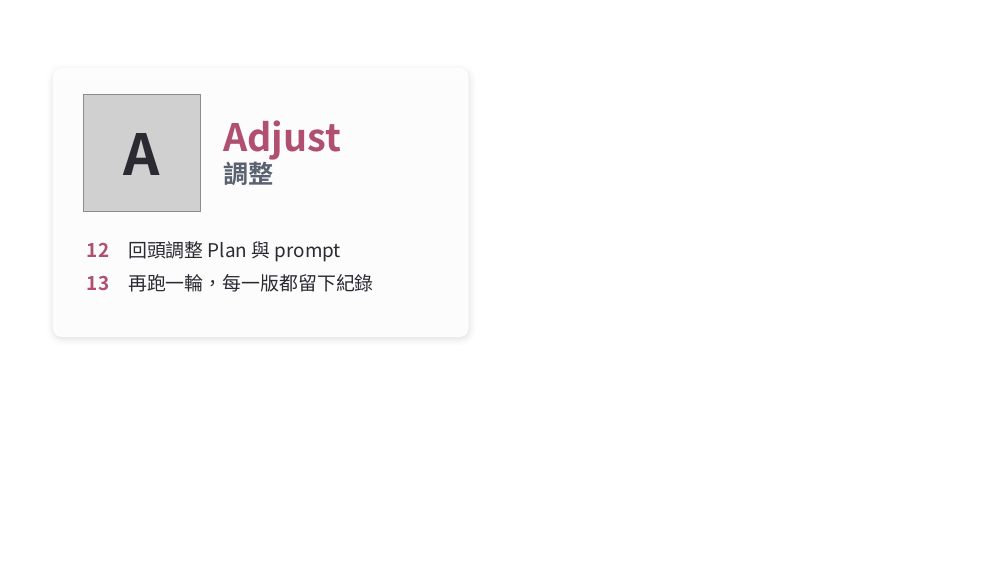
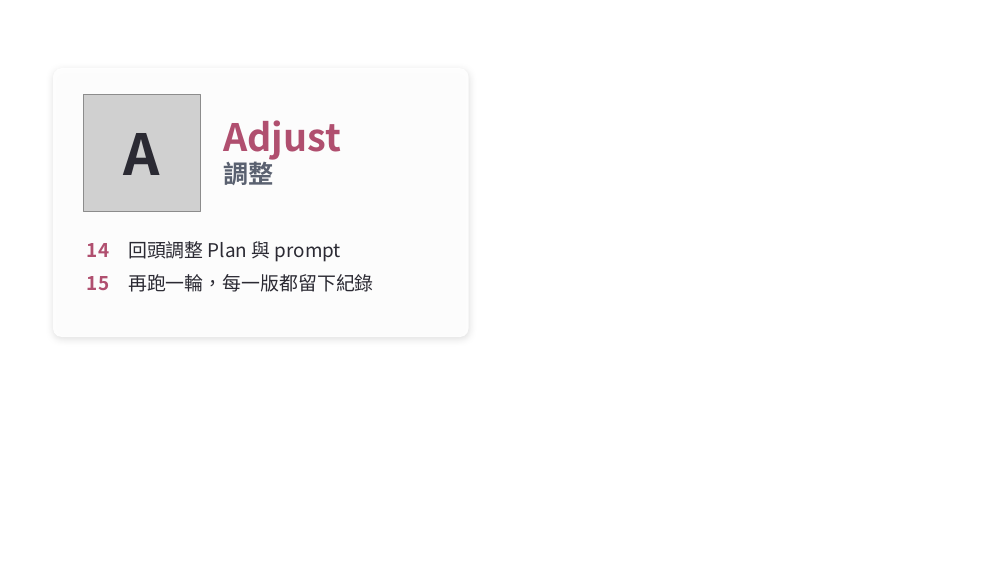
Before and after one commit to MattAtAIEra/NTTU2026-step-by-step, a slide deck: slide 34 of doc/Step-by-Step_建構你的第一手教材_PDCA.pptx (slide 28 before the commit). Drawn at 1008x567 pixels with LibreOffice and Linux fonts; fonts in the diff are those of the drawing; grey boxes stand for pictures; background and template pictures are left out. Boxes give left, top, right and bottom in pixels: in the first picture for what was removed or moved away, otherwise in the second. Text is boxed around its words. In the diff, an @@ line names an element or a change of style, - is before the commit and + after.

```diff
--- a/doc/Step-by-Step_建構你的第一手教材_PDCA.pptx
+++ b/doc/Step-by-Step_建構你的第一手教材_PDCA.pptx
@@ text at <box>87,241,374,292</box>: text changed @@
-12 回頭調整 Plan 與 prompt
-13 再跑一輪，每一版都留下紀錄
+14 回頭調整 Plan 與 prompt
+15 再跑一輪，每一版都留下紀錄
```
Also in this commit, not shown: 7 other slides changed, 8 slides added, 2 slides removed.
